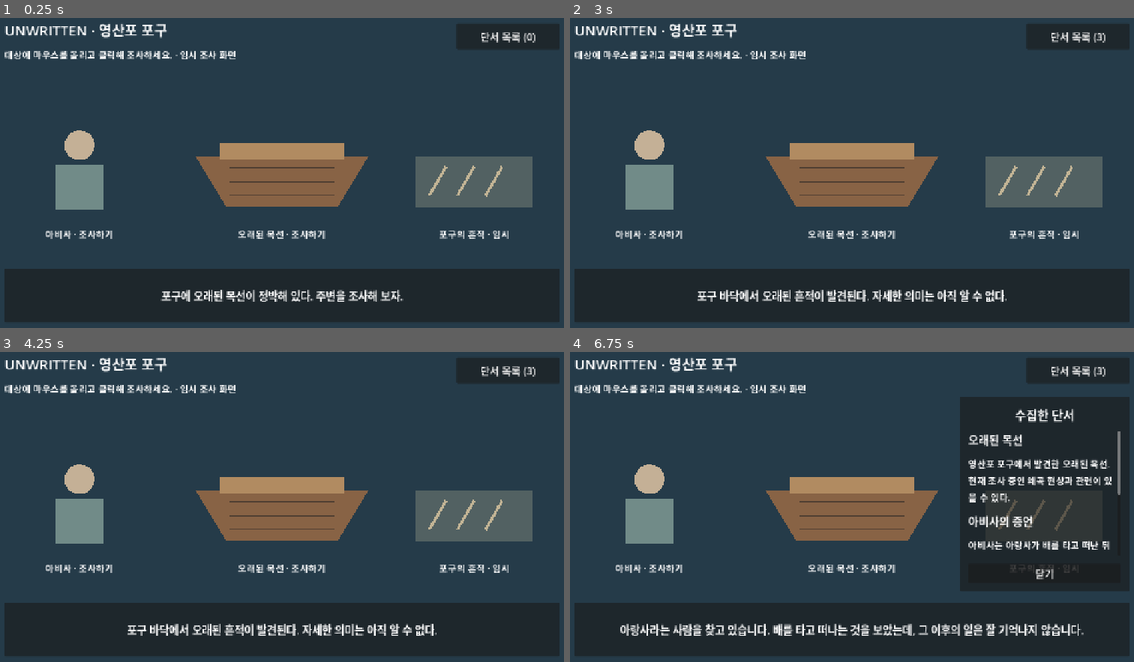
Above: before the commit, frames 1-4 (two rows, left to right).
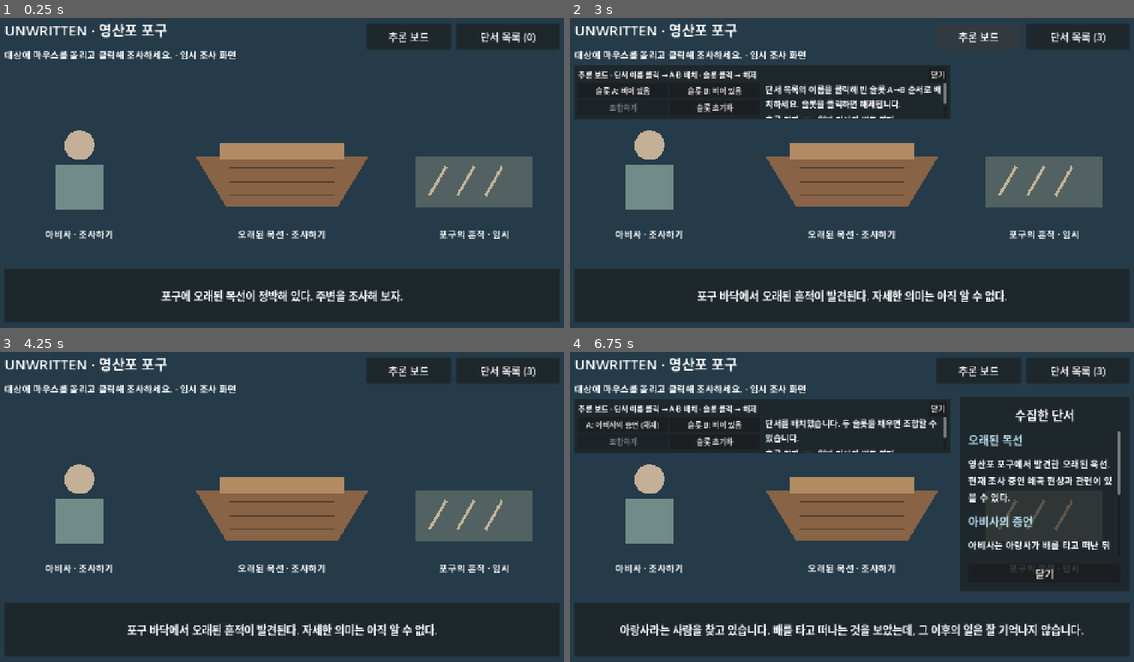
Above: after the commit, the same moments.

Repository: Enjay01056/unwritten
Game: Godot game, scene res://main.tscn
The game is run twice, just before and just after one commit, with the same random seed, the same clock (stepped at 60 frames per second) and the same inputs. The project has no main scene, so this scene is started directly.
Inputs (mouse positions are in pixels of both pictures, inside the frame that each line leads up to):
- Up to frame 1 (0.25 s): no input
- Up to frame 2 (3 s): click (852, 169) at 0.5 s; click (648, 169) at 1.25 s; click (1043, 182) at 2 s; click (976, 36) at 2.75 s, where only the run after the commit has a clickable "추론 보드"
- Up to frame 3 (4.25 s): click (366, 407) at 3.5 s, where only the run after the commit has a clickable "닫기"
- Up to frame 4 (6.75 s): click "단서 목록 (3)" at 4.25 s; click (852, 503) at 5 s; click (648, 503) at 5.75 s; click (1043, 516) at 6.5 s

The runs differ from the first frame. In frame 1, 1.1% of the frame differs, in the area x 65-80%, y 1-10%; in frame 2, 11%; in frame 3, 1.1%; in frame 4, 13%, in the area x 0-82%, y 1-57%.

Commit message:
feat: implement clue deduction system

Diff:
--- /dev/null
+++ b/data/inference.json
@@ -0,0 +1,30 @@
+{
+  "inferences": {
+    "inference_boat_testimony_01": {
+      "name": "목선과 증언의 연관성",
+      "description": "아비사의 증언과 포구에서 발견한 목선 사이에 연관성이 있을 가능성이 있다. 추가 조사가 필요하다.",
+      "prototype_only": true
+    }
+  },
+  "rules": [
+    {
+      "inputs": [
+        {"kind": "clue", "id": "clue_boat_01"},
+        {"kind": "clue", "id": "clue_abisa_01"}
+      ],
+      "result_id": "inference_boat_testimony_01"
+    }
+  ],
+  "messages": {
+    "ready": "단서 목록의 이름을 클릭해 빈 슬롯 A→B 순서로 배치하세요. 슬롯을 클릭하면 해제됩니다.",
+    "selected": "단서를 배치했습니다. 두 슬롯을 채우면 조합할 수 있습니다.",
+    "unowned": "획득하지 않은 단서는 사용할 수 없습니다.",
+    "duplicate_input": "같은 단서를 두 슬롯에 배치할 수 없습니다.",
+    "full": "슬롯이 모두 찼습니다. 슬롯을 클릭해 해제하거나 초기화하세요.",
+    "incomplete": "서로 다른 단서 두 개를 선택하세요.",
+    "invalid": "아직 두 단서의 연관성을 찾지 못했습니다. 단서는 유지됩니다.",
+    "created": "새 추론을 획득했습니다. 아래 추론 결과를 확인하세요.",
+    "already_owned": "이미 획득한 추론입니다. 단서와 추론은 유지됩니다.",
+    "cleared": "슬롯 선택을 해제했습니다. 단서와 추론은 유지됩니다."
+  }
+}
--- a/main.tscn
+++ b/main.tscn
@@ -2,6 +2,7 @@
 
 [ext_resource type="Script" path="res://scripts/main.gd" id="1_main"]
 [ext_resource type="Script" path="res://scripts/investigation_target.gd" id="2_target"]
+[ext_resource type="PackedScene" path="res://scenes/inference_board.tscn" id="3_board"]
 
 [node name="Main" type="Node2D" unique_id=2051444941]
 script = ExtResource("1_main")
@@ -130,6 +131,16 @@
 theme_override_font_sizes/font_size = 22
 text = "단서 목록 (0)"
 
+[node name="InferenceToggle" type="Button" parent="Interface/Screen"]
+offset_left = 820.0
+offset_top = 40.0
+offset_right = 1000.0
+offset_bottom = 96.0
+theme_override_font_sizes/font_size = 22
+text = "추론 보드"
+
+[node name="InferenceBoard" parent="Interface/Screen" instance=ExtResource("3_board")]
+
 [node name="CluePanel" type="PanelContainer" parent="Interface/Screen"]
 visible = false
 offset_left = 870.0
--- /dev/null
+++ b/scenes/inference_board.tscn
@@ -0,0 +1,83 @@
+[gd_scene format=3]
+
+[ext_resource type="Script" path="res://scripts/inference_board.gd" id="1_board"]
+
+[node name="InferenceBoard" type="PanelContainer"]
+visible = false
+offset_left = 48.0
+offset_top = 130.0
+offset_right = 850.0
+offset_bottom = 245.0
+script = ExtResource("1_board")
+
+[node name="Padding" type="MarginContainer" parent="."]
+layout_mode = 2
+theme_override_constants/margin_left = 8
+theme_override_constants/margin_top = 4
+theme_override_constants/margin_right = 8
+theme_override_constants/margin_bottom = 4
+
+[node name="Layout" type="VBoxContainer" parent="Padding"]
+layout_mode = 2
+theme_override_constants/separation = 2
+
+[node name="Header" type="HBoxContainer" parent="Padding/Layout"]
+layout_mode = 2
+
+[node name="Title" type="Label" parent="Padding/Layout/Header"]
+layout_mode = 2
+size_flags_horizontal = 3
+text = "추론 보드 · 단서 이름 클릭 → A·B 배치 · 슬롯 클릭 → 해제"
+
+[node name="Close" type="Button" parent="Padding/Layout/Header"]
+layout_mode = 2
+text = "닫기"
+
+[node name="Body" type="HBoxContainer" parent="Padding/Layout"]
+layout_mode = 2
+size_flags_vertical = 3
+theme_override_constants/separation = 12
+
+[node name="Controls" type="VBoxContainer" parent="Padding/Layout/Body"]
+layout_mode = 2
+size_flags_horizontal = 3
+
+[node name="Slots" type="HBoxContainer" parent="Padding/Layout/Body/Controls"]
+layout_mode = 2
+
+[node name="SlotA" type="Button" parent="Padding/Layout/Body/Controls/Slots"]
+layout_mode = 2
+size_flags_horizontal = 3
+text = "슬롯 A: 비어 있음"
+theme_override_font_sizes/font_size = 16
+
+[node name="SlotB" type="Button" parent="Padding/Layout/Body/Controls/Slots"]
+layout_mode = 2
+size_flags_horizontal = 3
+text = "슬롯 B: 비어 있음"
+theme_override_font_sizes/font_size = 16
+
+[node name="Actions" type="HBoxContainer" parent="Padding/Layout/Body/Controls"]
+layout_mode = 2
+
+[node name="Combine" type="Button" parent="Padding/Layout/Body/Controls/Actions"]
+layout_mode = 2
+size_flags_horizontal = 3
+disabled = true
+text = "조합하기"
+
+[node name="Reset" type="Button" parent="Padding/Layout/Body/Controls/Actions"]
+layout_mode = 2
+size_flags_horizontal = 3
+text = "슬롯 초기화"
+
+[node name="Scroll" type="ScrollContainer" parent="Padding/Layout/Body"]
+custom_minimum_size = Vector2(340, 0)
+layout_mode = 2
+size_flags_horizontal = 3
+horizontal_scroll_mode = 0
+
+[node name="Results" type="VBoxContainer" parent="Padding/Layout/Body/Scroll"]
+layout_mode = 2
+size_flags_horizontal = 3
+theme_override_constants/separation = 8
--- /dev/null
+++ b/scripts/inference_board.gd
@@ -0,0 +1,80 @@
+extends PanelContainer
+
+const INFERENCE_MODEL = preload("res://scripts/inference_model.gd")
+
+var model = INFERENCE_MODEL.new()
+var investigation: Node2D
+
+@onready var slot_a: Button = $Padding/Layout/Body/Controls/Slots/SlotA
+@onready var slot_b: Button = $Padding/Layout/Body/Controls/Slots/SlotB
+@onready var combine_button: Button = $Padding/Layout/Body/Controls/Actions/Combine
+@onready var results: VBoxContainer = $Padding/Layout/Body/Scroll/Results
+
+
+func setup(source: Node2D) -> void:
+	investigation = source
+	if model.load_data() != OK:
+		push_error("추론 데이터 파일을 불러올 수 없습니다.")
+		return
+	slot_a.pressed.connect(_clear_slot.bind(0))
+	slot_b.pressed.connect(_clear_slot.bind(1))
+	combine_button.pressed.connect(_combine)
+	$Padding/Layout/Body/Controls/Actions/Reset.pressed.connect(_reset)
+	$Padding/Layout/Header/Close.pressed.connect(hide)
+	refresh()
+
+
+func select_clue(clue_id: String) -> void:
+	show()
+	model.select_clue(clue_id, investigation.acquired_clue_ids)
+	refresh()
+
+
+func _clear_slot(index: int) -> void:
+	model.clear_slot(index)
+	refresh()
+
+
+func _reset() -> void:
+	model.reset_slots()
+	refresh()
+
+
+func _combine() -> void:
+	model.combine(investigation.acquired_clue_ids)
+	refresh()
+
+
+func refresh() -> void:
+	# 새 조작의 안내가 이전 스크롤 위치 아래에 숨지 않게 합니다.
+	$Padding/Layout/Body/Scroll.set_deferred("scroll_vertical", 0)
+	for index in range(2):
+		var button: Button = slot_a if index == 0 else slot_b
+		var input: Dictionary = model.slots[index]
+		var slot_name := "A" if index == 0 else "B"
+		button.text = "슬롯 %s: 비어 있음" % slot_name
+		if not input.is_empty():
+			button.text = "%s: %s (해제)" % [slot_name, investigation.clue_definitions[input["id"]]["name"]]
+	combine_button.disabled = not model.can_combine(investigation.acquired_clue_ids)
+	for child in results.get_children():
+		results.remove_child(child)
+		child.queue_free()
+	_add_result_label(model.message)
+	_add_result_label("추론 결과 (%d) · 일반 단서와 별도 관리" % model.acquired_inference_ids.size())
+	if model.acquired_inference_ids.is_empty():
+		_add_result_label("아직 생성된 추론이 없습니다.")
+	for inference_id in model.acquired_inference_ids:
+		var definition: Dictionary = model.definitions[inference_id]
+		_add_result_label("[추론·임시] " + definition["name"])
+		_add_result_label(definition["description"])
+
+
+func _add_result_label(content: String) -> void:
+	var label := Label.new()
+	label.text = content
+	label.custom_minimum_size.x = 320.0
+	label.autowrap_mode = TextServer.AUTOWRAP_WORD_SMART
+	label.size_flags_horizontal = Control.SIZE_EXPAND_FILL
+	label.add_theme_font_size_override("font_size", 18)
+	label.add_theme_constant_override("line_spacing", 4)
+	results.add_child(label)
--- /dev/null
+++ b/scripts/inference_model.gd
@@ -0,0 +1,94 @@
+extends RefCounted
+
+var definitions: Dictionary = {}
+var rules: Array = []
+var messages: Dictionary = {}
+var acquired_inference_ids: Array[String] = []
+# 입력 종류와 ID를 함께 보관해 향후 추론+단서 규칙도 표현할 수 있습니다.
+var slots: Array[Dictionary] = [{}, {}]
+var message: String = ""
+
+
+func load_data(path: String = "res://data/inference.json") -> Error:
+	var file := FileAccess.open(path, FileAccess.READ)
+	if file == null:
+		return FileAccess.get_open_error()
+	var json := JSON.new()
+	if json.parse(file.get_as_text()) != OK or not json.data is Dictionary:
+		return ERR_PARSE_ERROR
+	var data: Dictionary = json.data
+	if not data.get("inferences") is Dictionary or not data.get("rules") is Array or not data.get("messages") is Dictionary:
+		return ERR_INVALID_DATA
+	definitions = data["inferences"]
+	rules = data["rules"]
+	messages = data["messages"]
+	message = messages["ready"]
+	return OK
+
+
+func select_clue(clue_id: String, owned_clue_ids: Array[String]) -> bool:
+	if not owned_clue_ids.has(clue_id):
+		message = messages["unowned"]
+		return false
+	var input := {"kind": "clue", "id": clue_id}
+	if slots.has(input):
+		message = messages["duplicate_input"]
+		return false
+	for index in range(slots.size()):
+		if slots[index].is_empty():
+			slots[index] = input
+			message = messages["selected"]
+			return true
+	message = messages["full"]
+	return false
+
+
+func clear_slot(index: int) -> void:
+	if index >= 0 and index < slots.size():
+		slots[index] = {}
+		message = messages["cleared"]
+
+
+func reset_slots() -> void:
+	slots = [{}, {}]
+	message = messages["cleared"]
+
+
+func can_combine(owned_clue_ids: Array[String]) -> bool:
+	if slots[0].is_empty() or slots[1].is_empty() or slots[0] == slots[1]:
+		return false
+	for input in slots:
+		if not _is_owned(input, owned_clue_ids):
+			return false
+	return true
+
+
+func _is_owned(input: Dictionary, owned_clue_ids: Array[String]) -> bool:
+	match input.get("kind", ""):
+		"clue":
+			return owned_clue_ids.has(input.get("id", ""))
+		"inference":
+			return acquired_inference_ids.has(input.get("id", ""))
+	return false
+
+
+func combine(owned_clue_ids: Array[String]) -> String:
+	if not can_combine(owned_clue_ids):
+		message = messages["incomplete"]
+		return ""
+	for rule in rules:
+		var inputs: Array = rule.get("inputs", [])
+		if inputs.size() != 2:
+			continue
+		if (slots[0] == inputs[0] and slots[1] == inputs[1]) or (slots[0] == inputs[1] and slots[1] == inputs[0]):
+			var result_id: String = rule["result_id"]
+			if not definitions.has(result_id):
+				continue
+			if acquired_inference_ids.has(result_id):
+				message = messages["already_owned"]
+				return result_id
+			acquired_inference_ids.append(result_id)
+			message = messages["created"]
+			return result_id
+	message = messages["invalid"]
+	return ""
--- a/scripts/main.gd
+++ b/scripts/main.gd
@@ -11,6 +11,7 @@
 @onready var clue_panel: PanelContainer = $Interface/Screen/CluePanel
 @onready var clue_entries: VBoxContainer = $Interface/Screen/CluePanel/Padding/Layout/Scroll/Entries
 @onready var clue_toggle: Button = $Interface/Screen/ClueToggle
+@onready var inference_board = $Interface/Screen/InferenceBoard
 
 
 func _ready() -> void:
@@ -19,6 +20,8 @@
 		target.pressed.connect(_investigate.bind(target.target_id))
 	clue_toggle.pressed.connect(_toggle_clues)
 	$Interface/Screen/CluePanel/Padding/Layout/Close.pressed.connect(clue_panel.hide)
+	inference_board.setup(self)
+	$Interface/Screen/InferenceToggle.pressed.connect(_toggle_inference_board)
 	_refresh_clues()
 
 
@@ -55,6 +58,16 @@
 	clue_panel.visible = not clue_panel.visible
 
 
+func _toggle_inference_board() -> void:
+	inference_board.visible = not inference_board.visible
+	inference_board.refresh()
+
+
+func _on_clue_input(event: InputEvent, clue_id: String) -> void:
+	if event is InputEventMouseButton and event.button_index == MOUSE_BUTTON_LEFT and event.pressed:
+		inference_board.select_clue(clue_id)
+
+
 func get_clue_category(clue_id: String) -> String:
 	# 기존 단서처럼 분류가 없는 데이터도 그대로 사용할 수 있습니다.
 	return clue_definitions.get(clue_id, {}).get("category", "uncategorized")
@@ -72,6 +85,11 @@
 		var clue: Dictionary = clue_definitions[clue_id]
 		var name_label := _add_clue_label(clue["name"], 24)
 		name_label.set_meta("category", get_clue_category(clue_id))
+		name_label.mouse_filter = Control.MOUSE_FILTER_STOP
+		name_label.mouse_default_cursor_shape = Control.CURSOR_POINTING_HAND
+		name_label.tooltip_text = "클릭하여 추론 보드의 빈 슬롯에 배치"
+		name_label.add_theme_color_override("font_color", Color("b9e1ee"))
+		name_label.gui_input.connect(_on_clue_input.bind(clue_id))
 		_add_clue_label(clue["description"])
 
 
--- /dev/null
+++ b/tests/inference_test.gd
@@ -0,0 +1,162 @@
+extends SceneTree
+
+const INFERENCE_MODEL = preload("res://scripts/inference_model.gd")
+const RESULT_ID := "inference_boat_testimony_01"
+const BOAT_ID := "clue_boat_01"
+const ABISA_ID := "clue_abisa_01"
+const PORT_ID := "clue_port_01"
+var failures: int = 0
+
+
+func _initialize() -> void:
+	_run.call_deferred()
+
+
+func _check(condition: bool, message: String) -> void:
+	if not condition:
+		failures += 1
+		push_error(message)
+
+
+func _test_model() -> bool:
+	var owned: Array[String] = [BOAT_ID, ABISA_ID, PORT_ID]
+	var original_owned := owned.duplicate()
+	for order in [[BOAT_ID, ABISA_ID], [ABISA_ID, BOAT_ID]]:
+		var model = INFERENCE_MODEL.new()
+		_check(model.load_data() == OK, "추론 JSON을 로드해야 합니다.")
+		_check(model.acquired_inference_ids.is_empty(), "새 실행의 추론 목록은 비어 있어야 합니다.")
+		_check(not model.can_combine(owned), "빈 슬롯에서는 조합할 수 없어야 합니다.")
+		var none_owned: Array[String] = []
+		_check(not model.select_clue(BOAT_ID, none_owned), "미획득 단서 선택을 차단해야 합니다.")
+		_check(model.message == model.messages["unowned"], "미획득 안내가 필요합니다.")
+		_check(model.slots == [{}, {}], "차단된 선택은 슬롯을 변경하면 안 됩니다.")
+		_check(model.select_clue(order[0], owned), "획득한 단서를 슬롯 A에 배치해야 합니다.")
+		_check(not model.select_clue(order[0], owned), "같은 단서를 중복 배치할 수 없어야 합니다.")
+		_check(model.slots[1].is_empty(), "중복 배치 차단 후 B는 비어 있어야 합니다.")
+		_check(model.combine(owned).is_empty(), "불완전한 슬롯으로 추론을 만들면 안 됩니다.")
+		_check(model.select_clue(order[1], owned), "두 번째 단서를 배치해야 합니다.")
+		_check(not model.select_clue(PORT_ID, owned), "가득 찬 슬롯에 추가 배치하면 안 됩니다.")
+		_check(model.can_combine(owned), "서로 다른 보유 단서 두 개로 조합할 수 있어야 합니다.")
+		_check(model.combine(owned) == RESULT_ID, "A+B와 B+A 모두 지정된 추론을 생성해야 합니다.")
+		_check(model.acquired_inference_ids == [RESULT_ID], "추론을 별도 목록에 획득해야 합니다.")
+		_check(model.definitions[RESULT_ID]["prototype_only"], "추론은 검증용 임시 콘텐츠여야 합니다.")
+		_check(model.combine(owned) == RESULT_ID, "같은 조합은 같은 결과를 반환해야 합니다.")
+		_check(model.acquired_inference_ids.size() == 1, "추론이 중복 획득되면 안 됩니다.")
+		_check(model.message == model.messages["already_owned"], "이미 획득한 결과임을 안내해야 합니다.")
+		model.clear_slot(0)
+		_check(model.slots[0].is_empty() and not model.slots[1].is_empty(), "슬롯별 해제는 다른 슬롯을 보존해야 합니다.")
+		model.reset_slots()
+		_check(model.slots == [{}, {}], "초기화는 두 슬롯을 모두 비워야 합니다.")
+		model.select_clue(BOAT_ID, owned)
+		model.select_clue(PORT_ID, owned)
+		_check(model.combine(owned).is_empty(), "등록되지 않은 조합은 추론을 만들면 안 됩니다.")
+		_check(model.message == model.messages["invalid"], "잘못된 조합에는 안내 메시지를 표시해야 합니다.")
+		_check(model.acquired_inference_ids == [RESULT_ID], "실패나 초기화는 기존 추론을 없애면 안 됩니다.")
+		_check(owned == original_owned, "성공·실패 조합 모두 단서를 소비하면 안 됩니다.")
+		# UI를 거치지 않고 잘못된 슬롯 상태를 주입해도 실행 시 소유권을 재검사합니다.
+		model.slots[0] = {"kind": "clue", "id": BOAT_ID}
+		model.slots[1] = {"kind": "clue", "id": ABISA_ID}
+		_check(model.combine(none_owned).is_empty(), "조합 실행 시에도 미획득 단서를 차단해야 합니다.")
+		model.slots[1] = {"kind": "clue", "id": BOAT_ID}
+		_check(not model.can_combine(owned), "동일 단서 두 개의 비정상 슬롯도 차단해야 합니다.")
+	return true
+
+
+func _click(control: Control) -> void:
+	var position := control.get_global_rect().get_center()
+	var motion := InputEventMouseMotion.new()
+	motion.position = position
+	root.push_input(motion)
+	await process_frame
+	for pressed in [true, false]:
+		var event := InputEventMouseButton.new()
+		event.position = position
+		event.button_index = MOUSE_BUTTON_LEFT
+		event.pressed = pressed
+		root.push_input(event)
+		await process_frame
+
+
+func _test_ui() -> bool:
+	root.size = Vector2i(1280, 720)
+	var scene = load("res://main.tscn").instantiate()
+	root.add_child(scene)
+	await process_frame
+	await process_frame
+	var screen = scene.get_node("Interface/Screen")
+	var board = scene.inference_board
+	await _click(screen.get_node("InferenceToggle"))
+	_check(board.visible, "추론 보드 버튼으로 보드를 열 수 있어야 합니다.")
+	_check(board.combine_button.disabled, "초기 조합 버튼은 비활성 상태여야 합니다.")
+	await _click(board.get_node("Padding/Layout/Header/Close"))
+	_check(not board.visible, "보드 닫기 버튼이 동작해야 합니다.")
+	for target in ["Boat", "Abisa", "Port"]:
+		await _click(screen.get_node(target))
+	_check(scene.acquired_clue_ids.size() == 3, "기존 조사 입력으로 단서 세 개를 수집해야 합니다.")
+	await _click(scene.clue_toggle)
+	await process_frame
+	await process_frame
+	# 단서 목록은 이름·설명 쌍을 유지하며 이름만 선택 입력을 받습니다.
+	await _click(scene.clue_entries.get_child(0))
+	_check(board.visible and board.model.slots[0].get("id") == BOAT_ID, "단서 이름 클릭으로 A에 배치하고 보드를 열어야 합니다.")
+	await _click(scene.clue_entries.get_child(0))
+	_check(board.model.slots[1].is_empty(), "UI에서도 같은 단서의 중복 배치를 막아야 합니다.")
+	await _click(scene.clue_entries.get_child(2))
+	_check(board.model.slots[1].get("id") == ABISA_ID, "두 번째 이름 클릭으로 B에 배치해야 합니다.")
+	_check(not board.combine_button.disabled, "두 슬롯이 채워지면 조합 버튼이 활성화되어야 합니다.")
+	_check(not board.get_global_rect().intersects(scene.clue_panel.get_global_rect()), "보드와 단서 목록이 겹치면 안 됩니다.")
+	for target in ["Boat", "Abisa", "Port"]:
+		_check(not board.get_global_rect().intersects(screen.get_node(target).get_global_rect()), "보드가 조사 대상을 가리면 안 됩니다.")
+	_check(board.get_global_rect().end.x <= 850.0 and board.get_global_rect().end.y <= 245.0, "슬롯 텍스트가 채워져도 보드는 지정 영역을 유지해야 합니다.")
+	await _click(board.combine_button)
+	_check(board.model.acquired_inference_ids == [RESULT_ID], "GUI 조합 버튼으로 추론을 획득해야 합니다.")
+	_check(scene.acquired_clue_ids.size() == 3 and scene.clue_entries.get_child_count() == 6, "추론은 단서와 섞이지 않아야 합니다.")
+	var texts: Array[String] = []
+	for label in board.results.get_children():
+		texts.append(label.text)
+	_check(texts.has("[추론·임시] 목선과 증언의 연관성"), "추론 이름은 일반 단서와 구별되어야 합니다.")
+	_check(texts.has("아비사의 증언과 포구에서 발견한 목선 사이에 연관성이 있을 가능성이 있다. 추가 조사가 필요하다."), "결과 설명을 목록에 표시해야 합니다.")
+	await _click(board.combine_button)
+	_check(board.model.acquired_inference_ids.size() == 1, "GUI 반복 조합도 추론을 중복 획득하면 안 됩니다.")
+	await _click(board.slot_a)
+	_check(board.model.slots[0].is_empty() and not board.model.slots[1].is_empty(), "슬롯 A 클릭 해제가 동작해야 합니다.")
+	await _click(board.slot_b)
+	_check(board.model.slots[1].is_empty(), "슬롯 B 클릭 해제가 동작해야 합니다.")
+	await _click(scene.clue_entries.get_child(2))
+	await _click(scene.clue_entries.get_child(0))
+	await _click(board.combine_button)
+	_check(board.model.acquired_inference_ids == [RESULT_ID], "GUI 역순 조합도 동일 결과를 유지해야 합니다.")
+	await _click(board.get_node("Padding/Layout/Body/Controls/Actions/Reset"))
+	_check(board.model.slots == [{}, {}] and board.combine_button.disabled, "GUI 초기화는 두 슬롯을 비우고 버튼을 비활성화해야 합니다.")
+	await _click(scene.clue_entries.get_child(0))
+	var clue_scroll: ScrollContainer = scene.get_node("Interface/Screen/CluePanel/Padding/Layout/Scroll")
+	clue_scroll.ensure_control_visible(scene.clue_entries.get_child(4))
+	await process_frame
+	await process_frame
+	await _click(scene.clue_entries.get_child(4))
+	await _click(board.combine_button)
+	_check(board.results.get_child(0).text == board.model.messages["invalid"], "실패한 조합의 안내 문구가 실제 UI에 표시되어야 합니다.")
+	_check(scene.acquired_clue_ids.size() == 3 and board.model.acquired_inference_ids == [RESULT_ID], "실패한 GUI 조합도 단서와 기존 추론을 보존해야 합니다.")
+	await _click(board.get_node("Padding/Layout/Body/Controls/Actions/Reset"))
+	var scroll: ScrollContainer = board.get_node("Padding/Layout/Body/Scroll")
+	await process_frame
+	await process_frame
+	scroll.scroll_vertical = 10000
+	await process_frame
+	var last: Label = board.results.get_child(board.results.get_child_count() - 1)
+	_check(last.get_line_count() > 1, "추론 설명은 줄바꿈되어야 합니다.")
+	_check(last.get_global_rect().end.y <= scroll.get_global_rect().end.y + 1.0, "스크롤로 추론 설명 끝까지 확인할 수 있어야 합니다.")
+	await _click(screen.get_node("InferenceToggle"))
+	_check(not board.visible, "보드 버튼으로 다시 닫을 수 있어야 합니다.")
+	await _click(screen.get_node("InferenceToggle"))
+	_check(board.model.acquired_inference_ids == [RESULT_ID], "보드를 닫고 열어도 획득한 추론을 유지해야 합니다.")
+	scene.free()
+	return true
+
+
+func _run() -> void:
+	_check(_test_model() == true, "추론 모델 검사가 오류 없이 끝까지 완료되어야 합니다.")
+	var ui_completed = await _test_ui()
+	_check(ui_completed == true, "추론 UI 검사가 오류 없이 끝까지 완료되어야 합니다.")
+	print("추론 모델·GUI 입력 검사: 실패 %d개" % failures)
+	quit(0 if failures == 0 else 1)
Not shown, added: scripts/inference_board.gd.uid
Not shown, added: scripts/inference_model.gd.uid
Not shown, added: tests/inference_test.gd.uid
